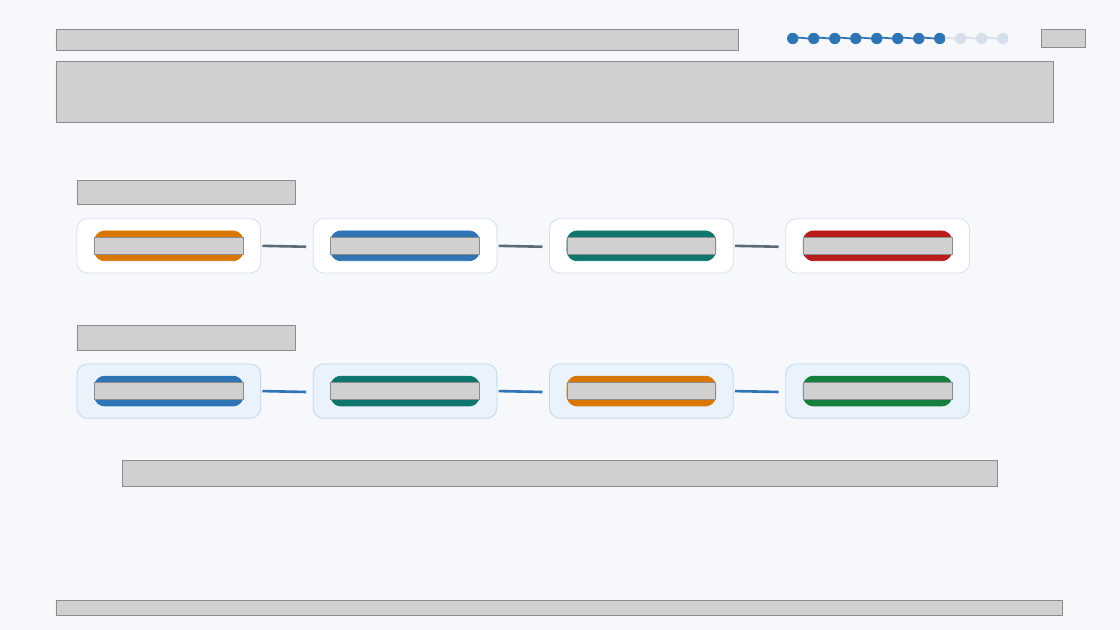
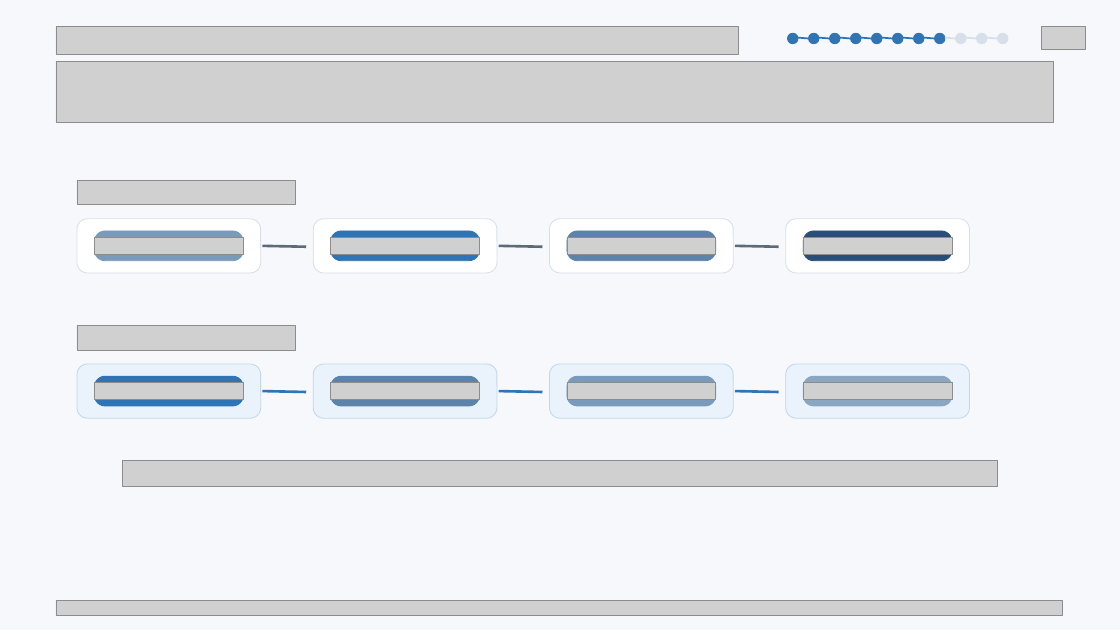
Before and after one commit to why-username/bigdata-agent, a slide deck: slide 11 of output/vehicle-defect-agent.pptx (slide 12 before the commit). Drawn at 1120x630 pixels with LibreOffice and Linux fonts; fonts in the diff are those of the drawing; grey boxes stand for pictures. Boxes give left, top, right and bottom in pixels: in the first picture for what was removed or moved away, otherwise in the second. Text is boxed around its words. In the diff, an @@ line names an element or a change of style, - is before the commit and + after.

```diff
--- a/output/vehicle-defect-agent.pptx
+++ b/output/vehicle-defect-agent.pptx
@@ picture: place and size @@
-picture at [56,29,739,50]
+picture at [56,26,739,54]
@@ rounded rectangle at [94,231,243,260]: fill #D97706 to #7A9ABB; outline #D97706 0.75 pt to #7A9ABB 0.75 pt @@
@@ rounded rectangle at [567,231,716,260]: fill #0F766E to #5D83AA; outline #0F766E 0.75 pt to #5D83AA 0.75 pt @@
@@ rounded rectangle at [803,231,952,260]: fill #B91C1C to #294F78; outline #B91C1C 0.75 pt to #294F78 0.75 pt @@
@@ rounded rectangle at [331,376,480,406]: fill #0F766E to #5D83AA; outline #0F766E 0.75 pt to #5D83AA 0.75 pt @@
@@ rounded rectangle at [567,376,716,406]: fill #D97706 to #7A9ABB; outline #D97706 0.75 pt to #7A9ABB 0.75 pt @@
@@ rounded rectangle at [803,376,952,406]: fill #15803D to #8AA6C1; outline #15803D 0.75 pt to #8AA6C1 0.75 pt @@
```
Also in this commit, not shown: 6 other slides changed, 5 slides added, 4 slides removed, 1 other file.
